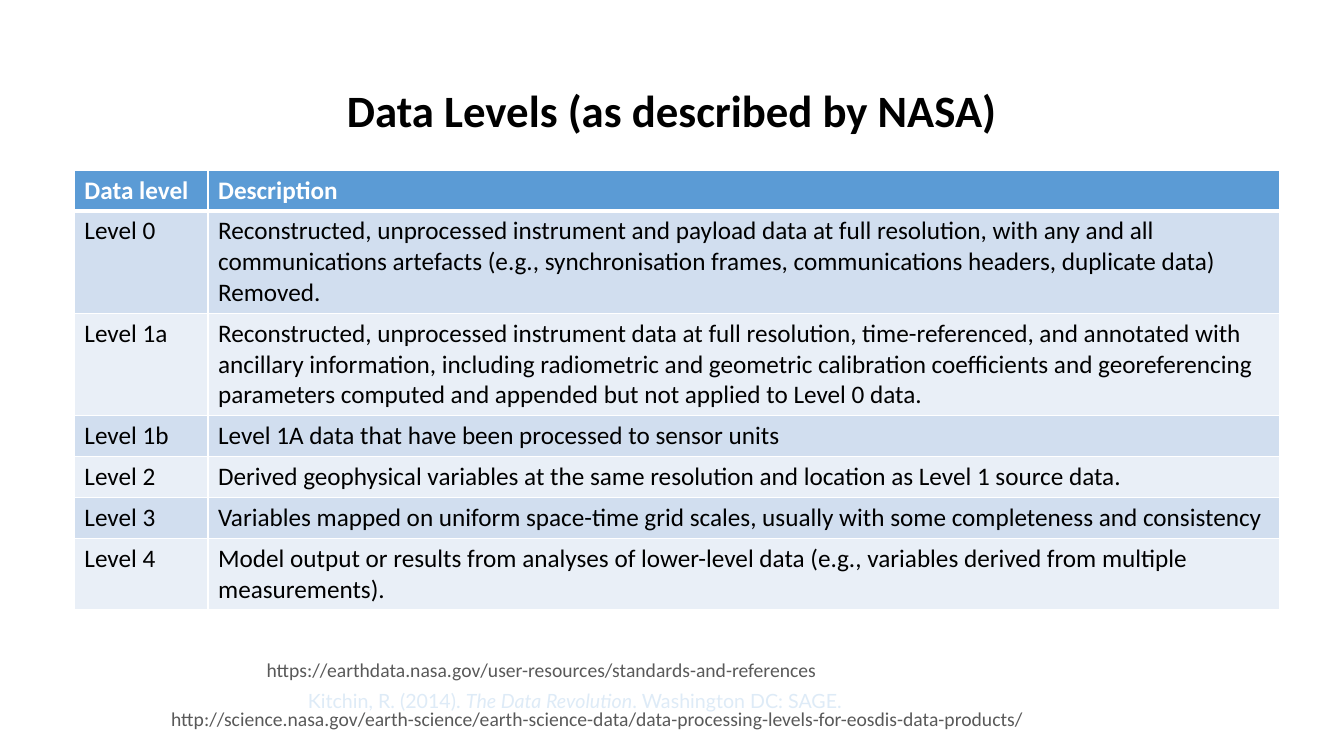
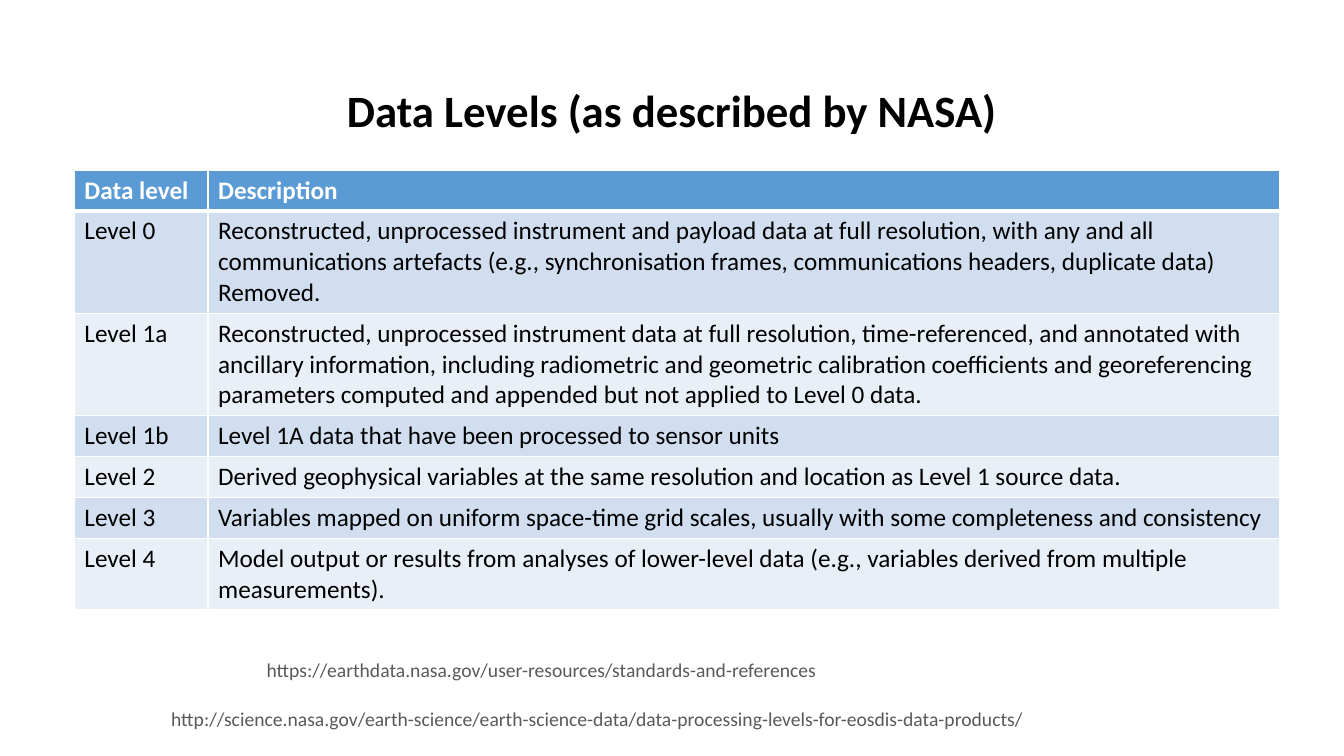
Before and after one commit to tibbben/teaching.data.literacy, a slide deck: slide 5 of UM_DataManagementClass/Lessons/03/03_firstMeeting.pptx. Drawn at 1344x756 pixels with LibreOffice and Linux fonts; fonts in the diff are those of the drawing. Boxes give left, top, right and bottom in pixels: in the first picture for what was removed or moved away, otherwise in the second. Text is boxed around its words. In the diff, an @@ line names an element or a change of style, - is before the commit and + after.

```diff
--- a/UM_DataManagementClass/Lessons/03/03_firstMeeting.pptx
+++ b/UM_DataManagementClass/Lessons/03/03_firstMeeting.pptx
@@ text removed at (308, 689, 842, 713) @@
-Kitchin, R. (2014). The Data Revolution. Washington DC: SAGE.
```
Also in this commit, not shown: 1 other slide changed, 1 other file.
